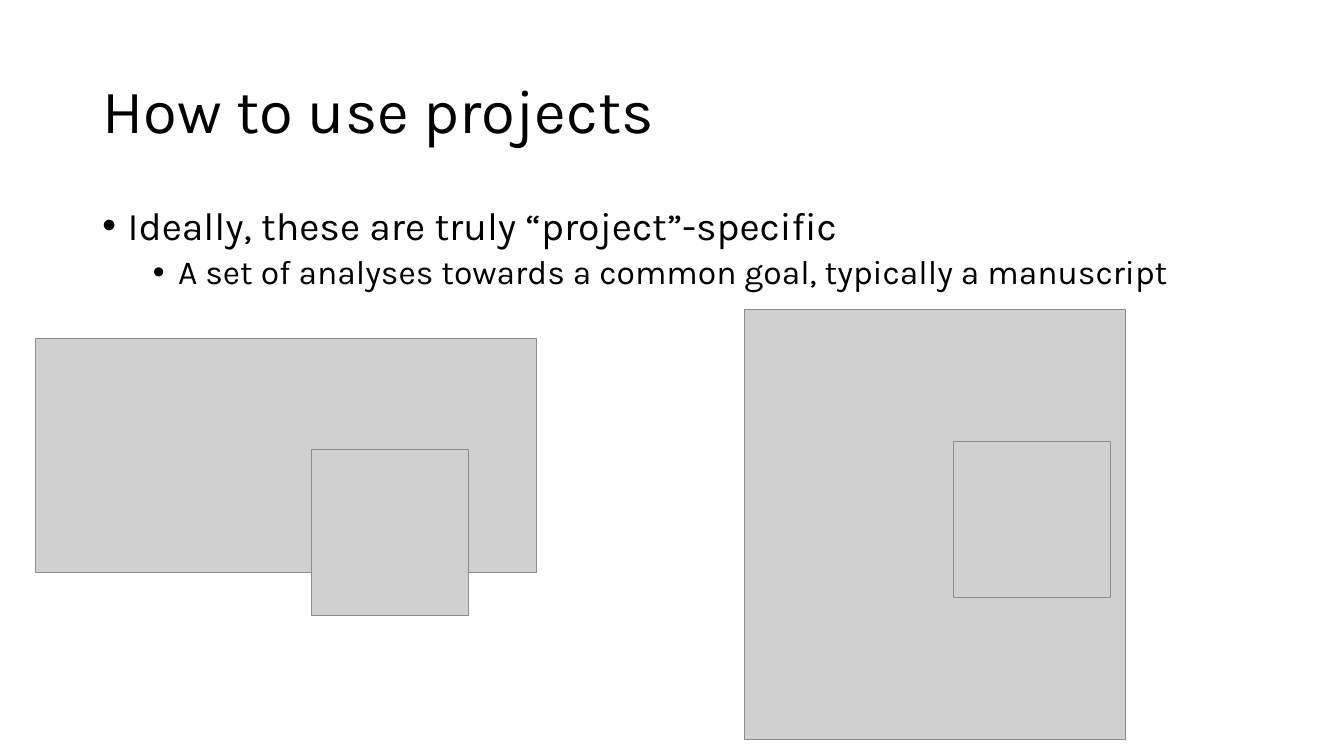
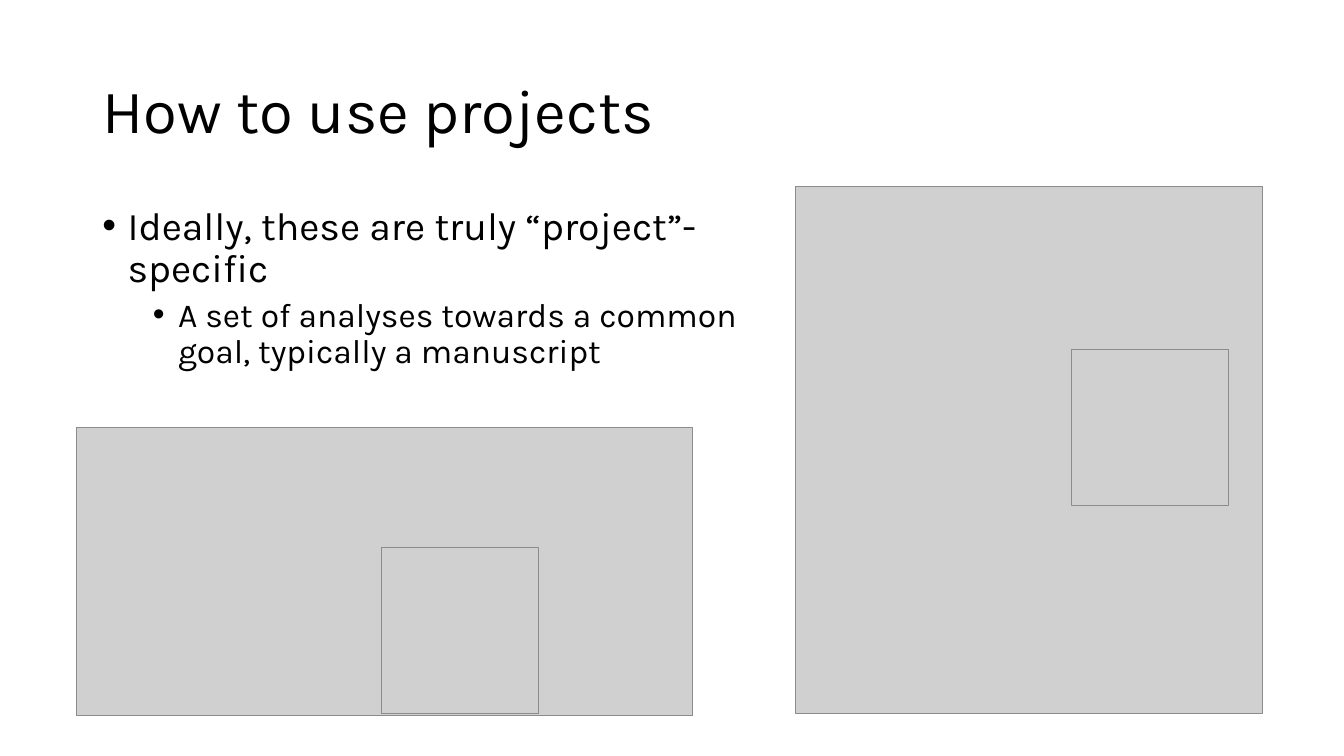
Before and after one commit to wwoelmer/R_Workshop_UoW_2024, a slide deck: slide 9 of R Workshop.pptx (slide 8 before the commit). Drawn at 1344x756 pixels with LibreOffice and Linux fonts; fonts in the diff are those of the drawing; grey boxes stand for pictures. Boxes give left, top, right and bottom in pixels: in the first picture for what was removed or moved away, otherwise in the second. Text is boxed around its words. In the diff, an @@ line names an element or a change of style, - is before the commit and + after.

```diff
--- a/R Workshop.pptx
+++ b/R Workshop.pptx
@@ text "Ideally, these are truly “project”-specific" rewrapped from (128, 213, 1167, 293) to (128, 213, 736, 372) @@
@@ picture: place and size @@
-picture at (745, 310, 1126, 740)
+picture at (796, 187, 1262, 714)
@@ picture: place and size @@
-picture at (954, 442, 1111, 599)
+picture at (1072, 349, 1229, 506)
@@ picture: place and size @@
-picture at (35, 339, 536, 573)
+picture at (77, 427, 694, 716)
@@ picture: place and size @@
-picture at (312, 450, 469, 616)
+picture at (381, 547, 538, 714)
```
Also in this commit, not shown: 4 other slides changed, 2 slides removed.
